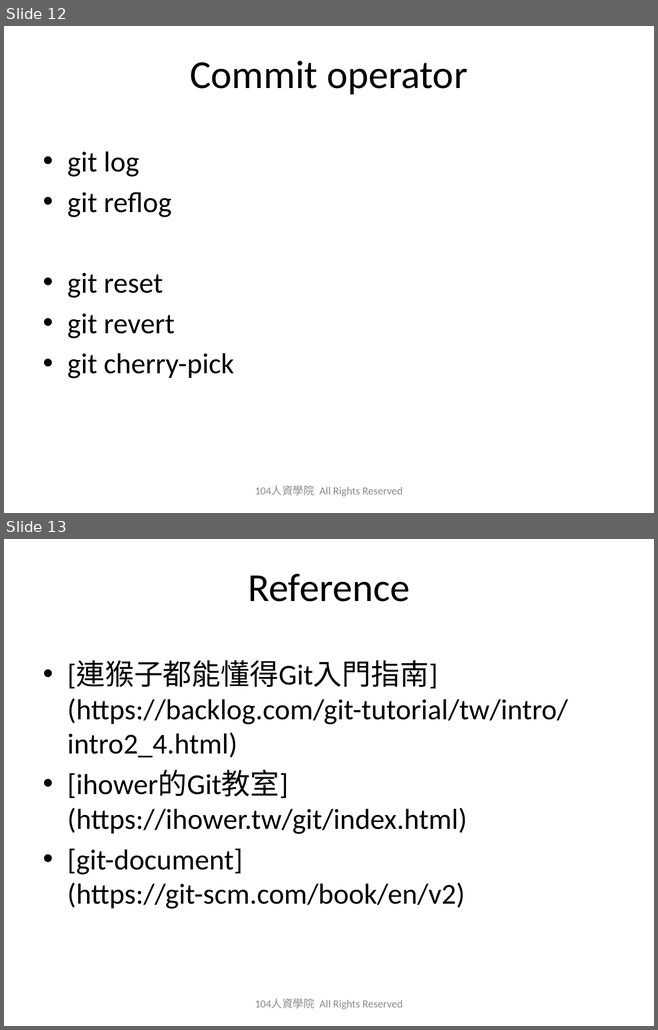
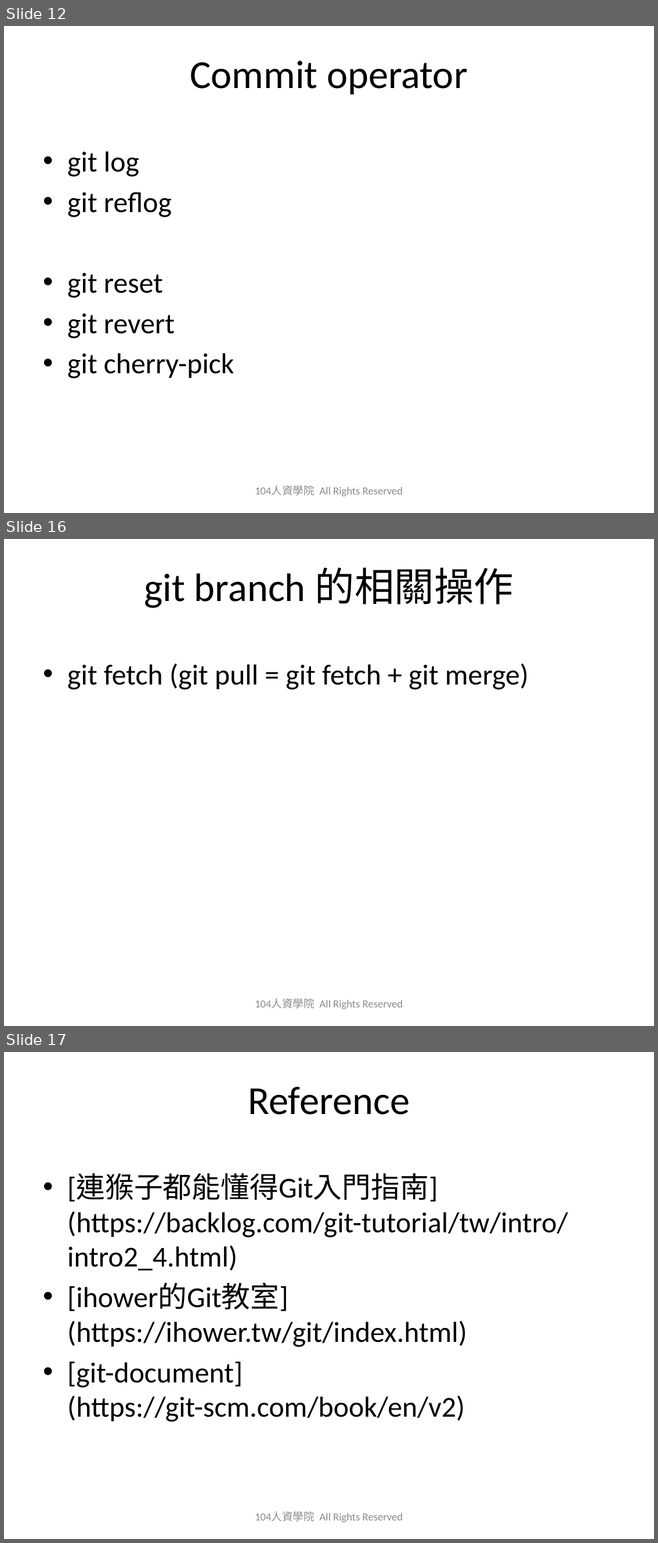
Before and after one commit to austinwang104/playGit, a slide deck: 2019_0627_Git_Share_HA.pptx. Shown one above the other, each under a label of ours: slides 12 and 13 before the commit, slides 12, 16 and 17 after it; the slides between them are not shown. The pictures are 658x1030 and 658x1543 pixels, drawn with LibreOffice and Linux fonts; fonts in the diff are those of the drawing; background and template pictures are left out. Boxes give left, top, right and bottom in pixels: in the first picture for what was removed or moved away, otherwise in the second. Text is boxed around its words. In the diff, an @@ line names an element or a change of style, - is before the commit and + after.

Commit message:
add def of git pull

```diff
--- a/2019_0627_Git_Share_HA.pptx
+++ b/2019_0627_Git_Share_HA.pptx
@@ slide 16 added at <box>4,539,654,1026</box>, background picture (left out) @@
@@ title added at <box>144,567,513,608</box>, 44 pt, text #000000 @@
+git branch 的相關操作
@@ text added at <box>67,663,528,690</box>, 32 pt, text #000000 @@
+• git fetch (git pull = git fetch + git merge)
@@ text added at <box>255,999,403,1009</box>, 12 pt, text #8C8C8C @@
+104人資學院 All Rights Reserved
@@ what was slide 13 is now slide 17 @@
```
Also in this commit, not shown: 2 slides changed, 3 other slides added, 1 other file.
